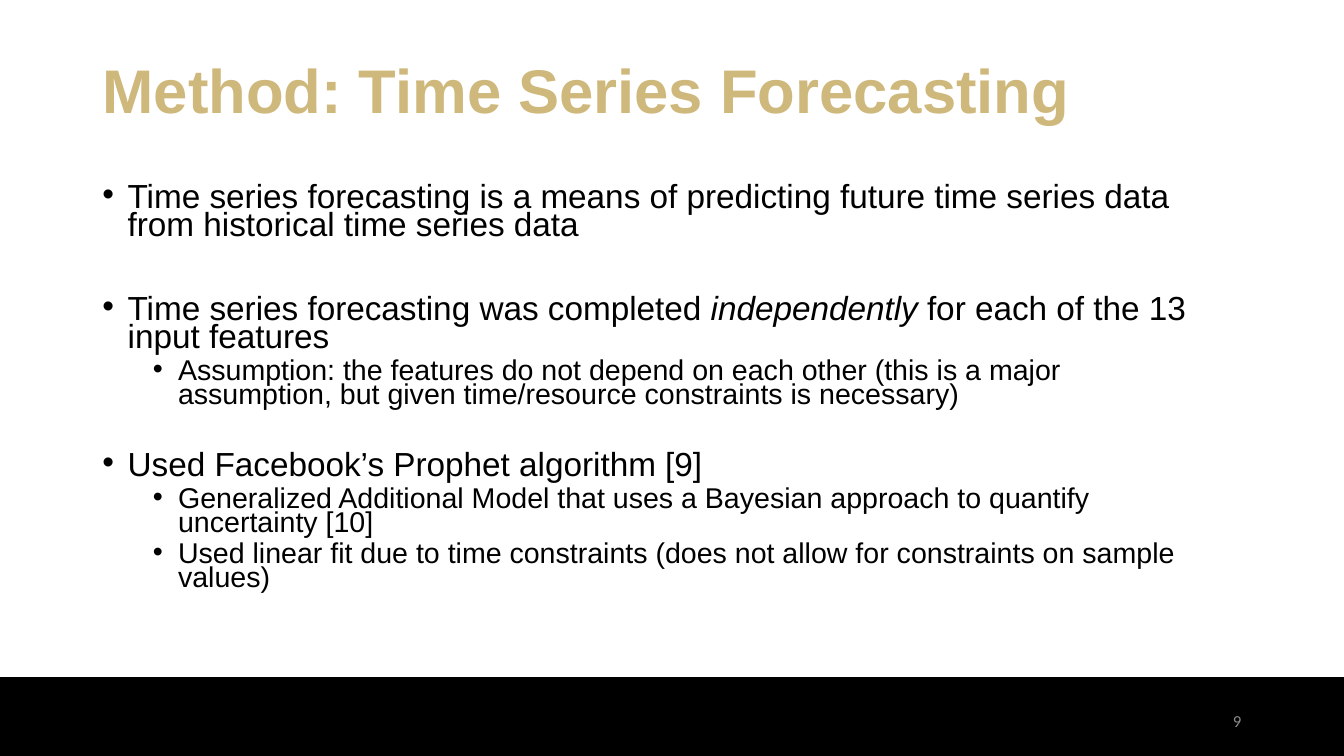
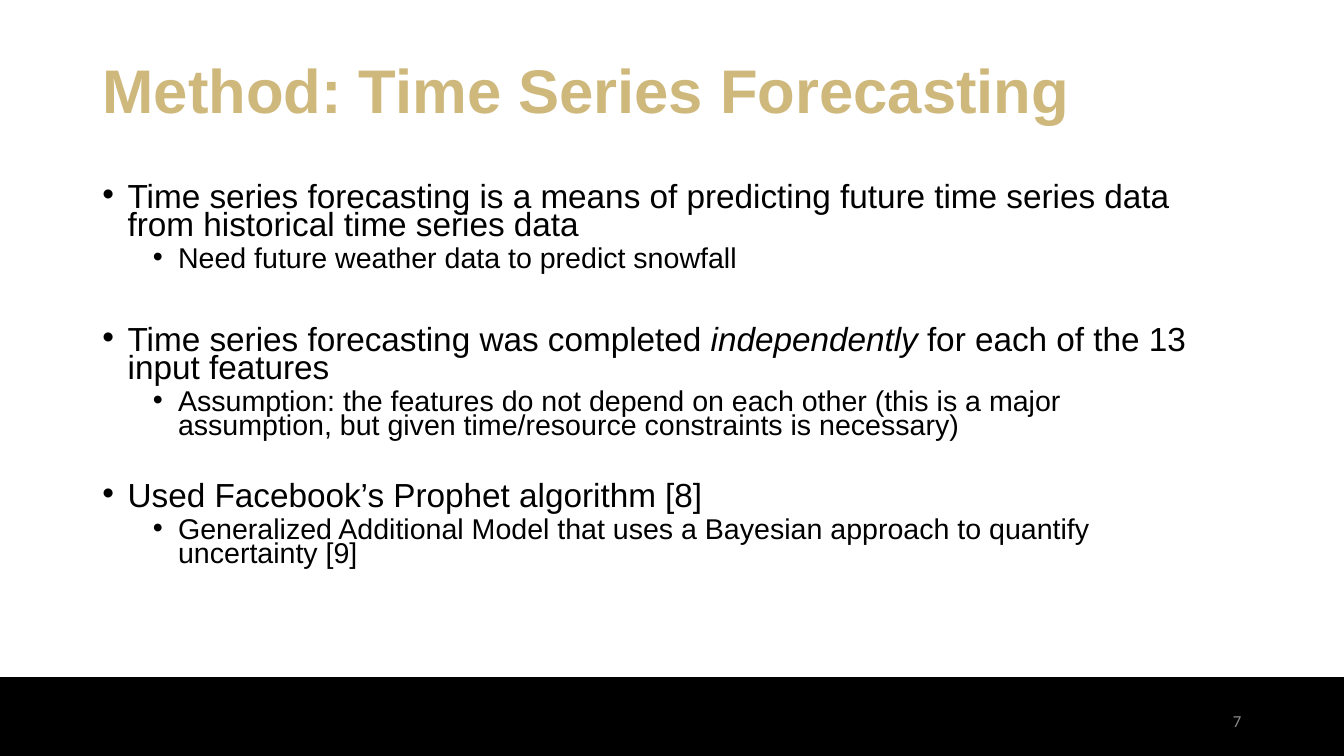
Before and after one commit to eli-kravitz/snowfall_prediction_vt, a slide deck: slide 7 of EliKravitz_ProjectPresentation.pptx (slide 9 before the commit). Drawn at 1344x756 pixels with LibreOffice and Linux fonts; fonts in the diff are those of the drawing; background and template pictures are left out. Boxes give left, top, right and bottom in pixels: in the first picture for what was removed or moved away, otherwise in the second. Text is boxed around its words. In the diff, an @@ line names an element or a change of style, - is before the commit and + after.

```diff
--- a/EliKravitz_ProjectPresentation.pptx
+++ b/EliKravitz_ProjectPresentation.pptx
@@ text at (178,247,736,274): paragraph added @@
+  • Need future weather data to predict snowfall
@@ text at (128,483,1089,569): text changed @@
-• Used Facebook’s Prophet algorithm [9]
-  • Generalized Additional Model that uses a Bayesian approach to quantify uncertainty [10]
-  • Used linear fit due to time constraints (does not allow for constraints on sample values)
+• Used Facebook’s Prophet algorithm [8]
+  • Generalized Additional Model that uses a Bayesian approach to quantify uncertainty [9]
@@ page number at (1233,716,1241,727): text changed @@
-9
+7
```
Also in this commit, not shown: 6 other slides changed, 3 slides added, 2 other files.
